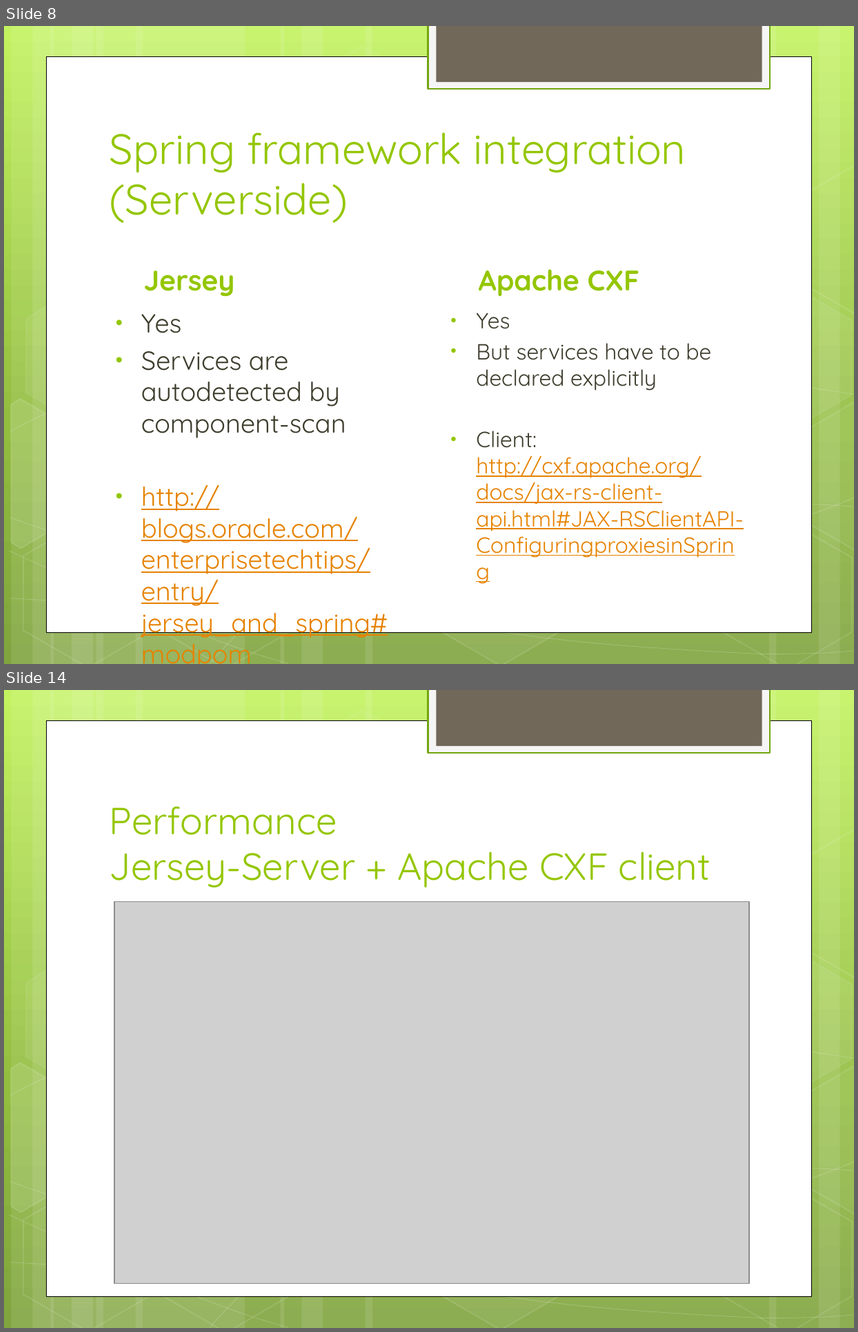
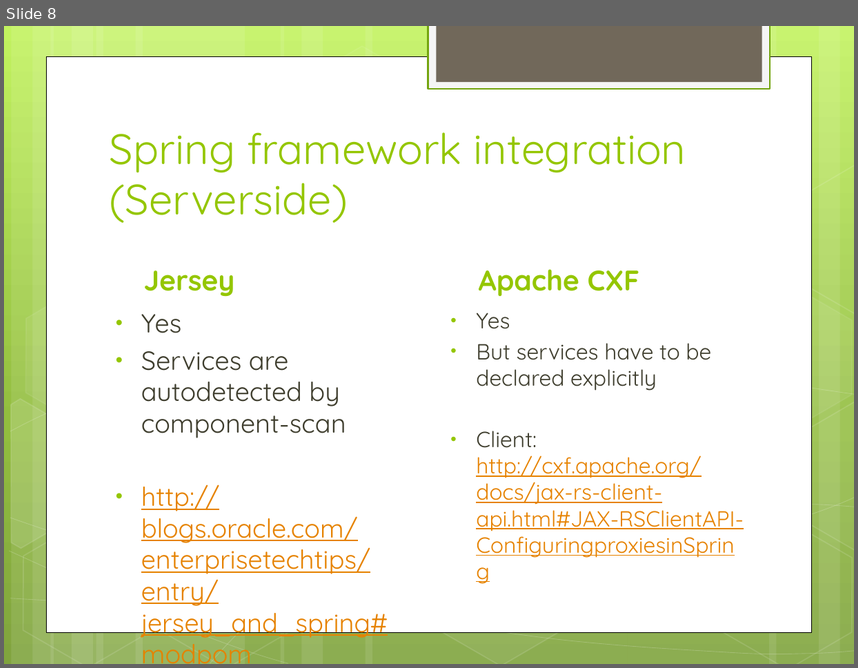
Before and after one commit to shaileshkv/restful-webservice-demo-project, a slide deck: wiki/other/Webservice framework comparison.pptx. Shown one above the other, each under a label of ours: slides 8 and 14 before the commit, slide 8 after it; the slides between them are not shown. The pictures are 858x1332 and 858x668 pixels, drawn with LibreOffice and Linux fonts; fonts in the diff are those of the drawing; grey boxes stand for pictures. Boxes give left, top, right and bottom in pixels: in the first picture for what was removed or moved away, otherwise in the second. Text is boxed around its words. In the diff, an @@ line names an element or a change of style, - is before the commit and + after.

```diff
--- a/wiki/other/Webservice framework comparison.pptx
+++ b/wiki/other/Webservice framework comparison.pptx
@@ slide 14 removed at [4,690,854,1328], background gradient #C3F35F to #93BF3F to #81A53E; not listed: 31 template elements that a slide beside it also shows @@
@@ title removed at [110,806,711,887] @@
-Performance
-Jersey-Server + Apache CXF client
@@ picture removed at [114,902,749,1283] @@
```
Also in this commit, not shown: 11 slides changed, 1 slide added, 1 other slide removed.
